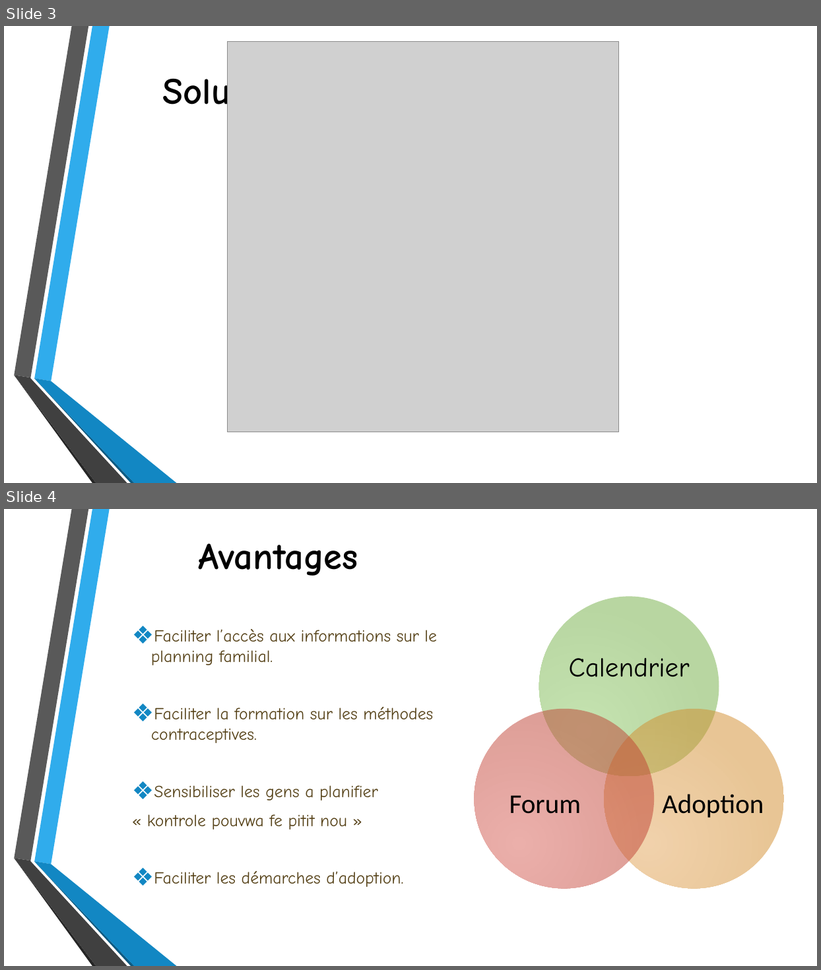
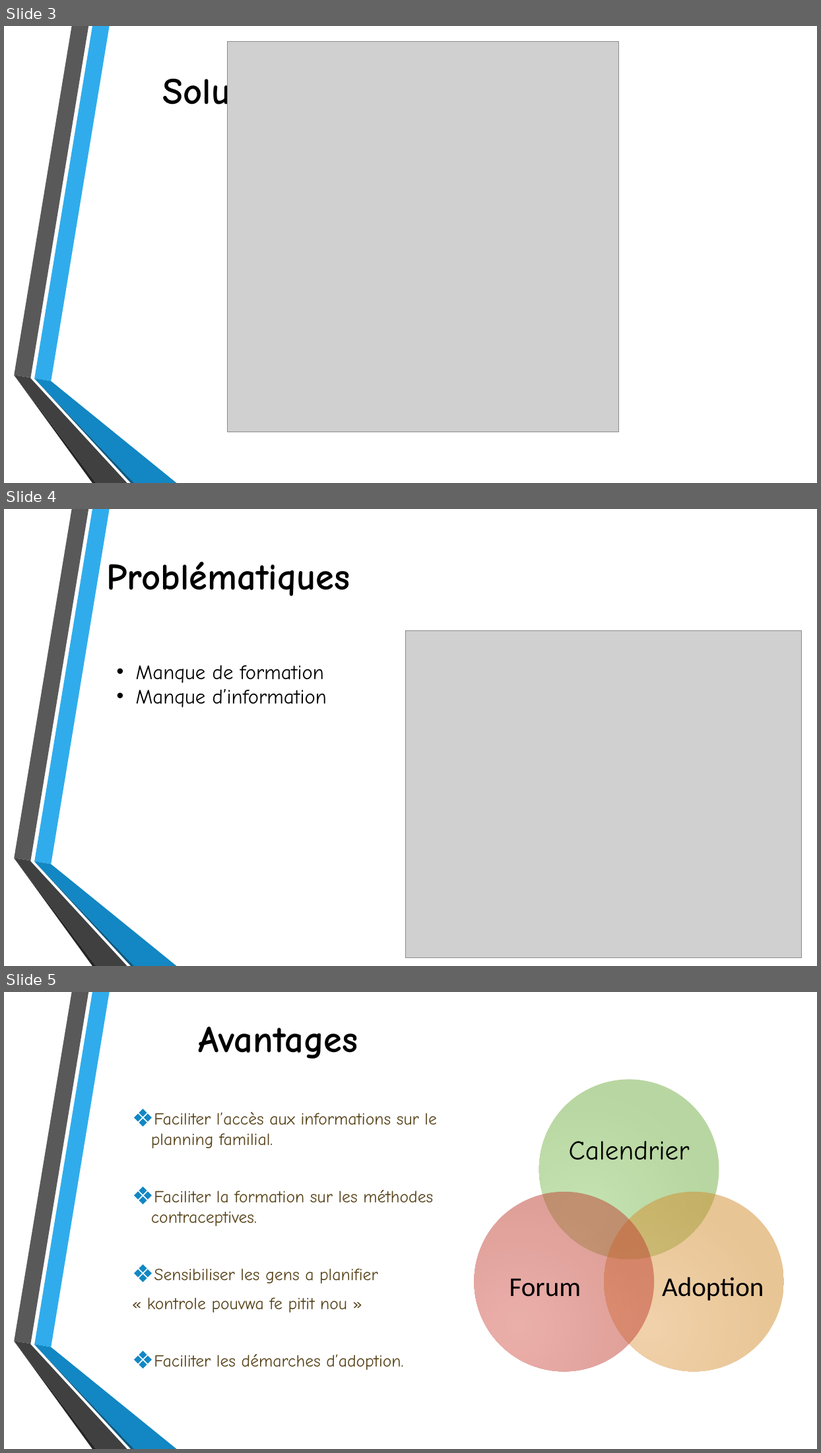
Before and after one commit to LysAMa/womenHackathon, a slide deck: Presentation/Chwa PaN’ - presentation2.pptx. Shown one above the other, each under a label of ours: slides 3 and 4 before the commit, slides 3, 4 and 5 after it. The pictures are 821x970 and 821x1453 pixels, drawn with LibreOffice and Linux fonts; fonts in the diff are those of the drawing; grey boxes stand for pictures; background and template pictures are left out. Boxes give left, top, right and bottom in pixels: in the first picture for what was removed or moved away, otherwise in the second. Text is boxed around its words. In the diff, an @@ line names an element or a change of style, - is before the commit and + after.

Commit message:
prestationfinale

```diff
--- a/Presentation/Chwa PaN’ - presentation2.pptx
+++ b/Presentation/Chwa PaN’ - presentation2.pptx
@@ slide 4 added at <box>4,509,817,966</box>, background picture (left out); not listed: 6 template elements that a slide beside it also shows @@
@@ title added at <box>106,562,350,596</box>, 44 pt, text #000000, bold @@
+Problématiques
@@ picture added at <box>405,631,802,958</box> @@
@@ text added at <box>136,665,327,708</box>, 24 pt, text #000000 @@
+• Manque de formation
+• Manque d’information
@@ what was slide 4 is now slide 5 @@
```
